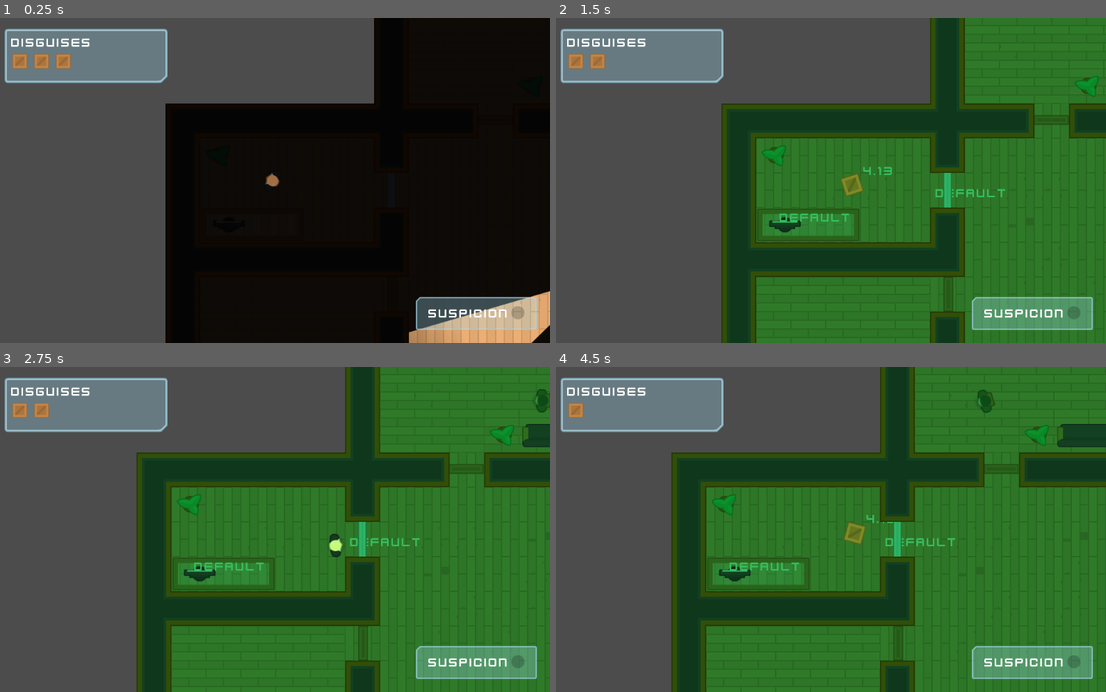
Above: before the commit, frames 1-4 (two rows, left to right).
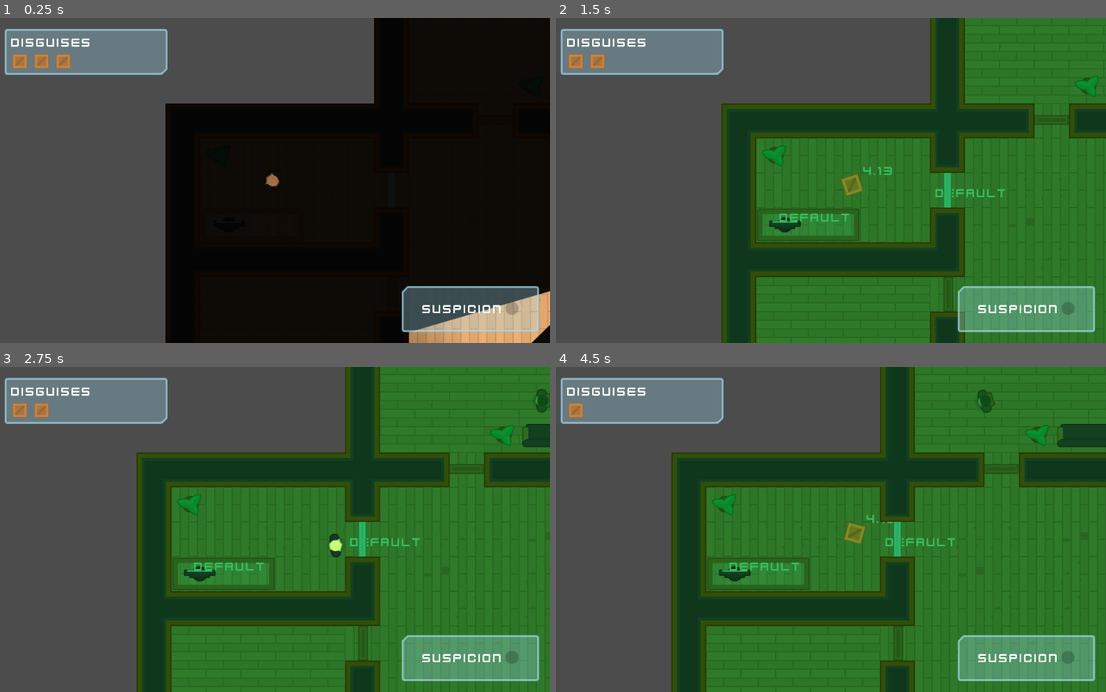
Above: after the commit, the same moments.

Repository: andrearomagnoli/godot-heist-meisters
Game: Godot game, scene res://Levels/Level1.tscn
Same seed, same stepped clock (60 frames per second), same inputs: the game is played once before the commit and once after it.
Inputs (mouse positions are in pixels of both pictures, inside the frame that each line leads up to):
- Up to frame 1 (0.25 s): no input
- Up to frame 2 (1.5 s): tap Enter at 0.5 s; move the mouse to (946, 294) at 0.52 s; hold D (move_right) 0.53-1.28 s; tap E (toggle_disguise) at 0.6 s; click (946, 294) at 0.67 s; move the mouse to (1051, 118) at 1.27 s; hold S (move_down) from 1.28 s (still down); tap F (toggle_vision_mode) at 1.35 s; click (1051, 118) at 1.42 s
- Up to frame 3 (2.75 s): tap Space at 2 s; move the mouse to (390, 539) at 2.02 s; release S (move_down) at 2.03 s; hold D (move_right) from 2.03 s (still down); tap E (toggle_disguise) at 2.1 s; click (390, 539) at 2.17 s
- Up to frame 4 (4.5 s): move the mouse to (754, 562) at 2.77 s; release D (move_right) at 2.78 s; hold W (move_up) 2.78-3.53 s; tap F (toggle_vision_mode) at 2.85, 4.35 s; click (754, 562) at 2.92 s; move the mouse to (996, 578) at 3.52 s; hold A (move_left) from 3.53 s (still down); tap E (toggle_disguise) at 3.6 s; move the mouse to (660, 480) at 4.27 s

The runs differ from the first frame. In frame 1, 3.1% of the frame differs, in the area x 0-99%, y 3-97%; in frame 2, 3.1%; in frame 3, 3.1%; in frame 4, 3.1%.

Commit message:
Loot itemlist

Diff:
--- a/Interface/GUI.tscn
+++ b/Interface/GUI.tscn
@@ -8,6 +8,8 @@
 [ext_resource path="res://GFX/Interface/PNG/glassPanel_cornerBR.png" type="Texture" id=6]
 [ext_resource path="res://GFX/PNG/Tiles/tile_129.png" type="Texture" id=7]
 [ext_resource path="res://Interface/DisguiseCounter.gd" type="Script" id=8]
+[ext_resource path="res://GFX/Interface/PNG/glassPanel_cornerTR.png" type="Texture" id=9]
+[ext_resource path="res://Interface/LootContainer.gd" type="Script" id=10]
 
 [node name="GUI" type="CanvasLayer"]
 
@@ -20,15 +22,15 @@
 "_edit_use_anchors_": false
 }
 
-[node name="NinePatchRect" type="NinePatchRect" parent="Control"]
+[node name="SuspicionMeterContainer" type="NinePatchRect" parent="Control"]
 anchor_left = 1.0
 anchor_top = 1.0
 anchor_right = 1.0
 anchor_bottom = 1.0
-margin_left = -247.0
-margin_top = -85.0
-margin_right = -24.0
-margin_bottom = -24.0
+margin_left = -273.0
+margin_top = -105.0
+margin_right = -20.0
+margin_bottom = -20.0
 texture = ExtResource( 1 )
 patch_margin_left = 20
 patch_margin_top = 20
@@ -39,25 +41,25 @@
 "_editor_description_": ""
 }
 
-[node name="CenterContainer" type="CenterContainer" parent="Control/NinePatchRect"]
+[node name="CenterContainer" type="CenterContainer" parent="Control/SuspicionMeterContainer"]
 anchor_right = 1.0
 anchor_bottom = 1.0
 __meta__ = {
 "_edit_use_anchors_": false
 }
 
-[node name="HBoxContainer" type="HBoxContainer" parent="Control/NinePatchRect/CenterContainer"]
-margin_left = 23.0
-margin_top = 17.0
-margin_right = 200.0
-margin_bottom = 44.0
+[node name="HBoxContainer" type="HBoxContainer" parent="Control/SuspicionMeterContainer/CenterContainer"]
+margin_left = 38.0
+margin_top = 29.0
+margin_right = 215.0
+margin_bottom = 56.0
 
-[node name="Label" type="Label" parent="Control/NinePatchRect/CenterContainer/HBoxContainer"]
+[node name="Label" type="Label" parent="Control/SuspicionMeterContainer/CenterContainer/HBoxContainer"]
 margin_right = 149.0
 margin_bottom = 27.0
 text = "suspicion"
 
-[node name="SuspicionMeter" type="TextureProgress" parent="Control/NinePatchRect/CenterContainer/HBoxContainer" groups=[
+[node name="SuspicionMeter" type="TextureProgress" parent="Control/SuspicionMeterContainer/CenterContainer/HBoxContainer" groups=[
 "SuspicionMeter",
 ]]
 margin_left = 153.0
@@ -73,7 +75,7 @@
 margin_left = 20.0
 margin_top = 20.0
 margin_right = 320.0
-margin_bottom = 120.0
+margin_bottom = 105.0
 texture = ExtResource( 6 )
 patch_margin_left = 12
 patch_margin_top = 12
@@ -111,3 +113,47 @@
 max_columns = 7
 icon_scale = 0.5
 script = ExtResource( 8 )
+
+[node name="LootContainer" type="NinePatchRect" parent="Control" groups=[
+"Loot",
+]]
+anchor_top = 1.0
+anchor_bottom = 1.0
+margin_left = 20.0
+margin_top = -105.0
+margin_right = 320.0
+margin_bottom = -20.0
+texture = ExtResource( 9 )
+patch_margin_left = 12
+patch_margin_top = 12
+patch_margin_right = 12
+patch_margin_bottom = 12
+script = ExtResource( 10 )
+__meta__ = {
+"_edit_use_anchors_": false
+}
+
+[node name="VBoxContainer" type="VBoxContainer" parent="Control/LootContainer"]
+anchor_right = 1.0
+anchor_bottom = 1.0
+margin_left = 12.0
+margin_top = 12.0
+margin_right = -12.0
+margin_bottom = -12.0
+__meta__ = {
+"_edit_use_anchors_": false
+}
+
+[node name="Label" type="Label" parent="Control/LootContainer/VBoxContainer"]
+margin_right = 276.0
+margin_bottom = 27.0
+theme = ExtResource( 3 )
+text = "loot"
+
+[node name="ItemList" type="ItemList" parent="Control/LootContainer/VBoxContainer"]
+margin_top = 31.0
+margin_right = 276.0
+margin_bottom = 31.0
+auto_height = true
+max_columns = 7
+icon_scale = 0.25
--- /dev/null
+++ b/Interface/LootContainer.gd
@@ -0,0 +1,10 @@
+extends NinePatchRect
+
+
+func _ready():
+	hide()
+
+
+func collect_loot():
+	show()
+	$VBoxContainer/ItemList.add_icon_item(load("res://GFX/Loot/suitcase.png"), false)
--- a/Player.gd
+++ b/Player.gd
@@ -113,6 +113,7 @@
 	var loot = Node.new()
 	loot.set_name('Briefcase')
 	add_child(loot)
+	get_tree().call_group('Loot', 'collect_loot')
 
 
 func toggle_torch():
Not shown: 1 places in Interface/GUI.tscn that only renumber resources
